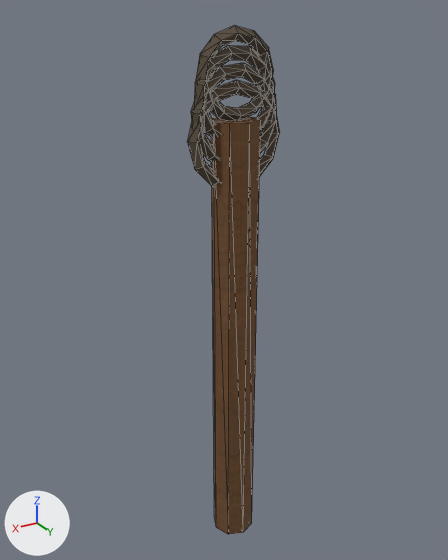
An edit to the OBJ model Assets/ProjectOEN/ProductionArt/Meshes/props_tools/pr-009_torch__unlit.obj, drawn before and after from the same camera.
Before and after are seen from a 50 mm lens placed at (0.594, 0.95, 1.113), pointed at (0.006, -0.03, 0.623). The lights are fixed; the arrows at lower left show +X, +Y and +Z. The picture after the commit comes second. Mesh edges are drawn as thin lines. Where no turn or scale is listed for an object, it has been applied to the vertices. Vertices at exactly the same position are counted once.

The first picture shows 'pr-009_torch__unlit'.
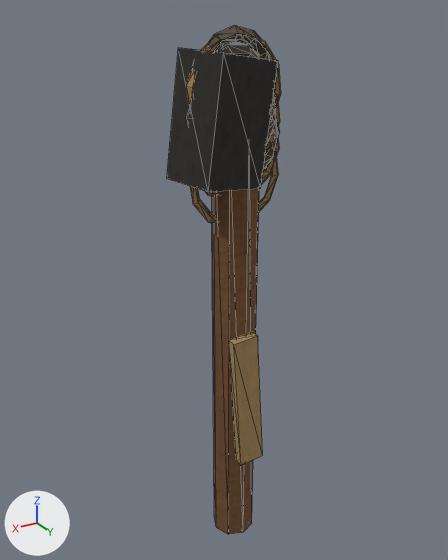
Changed parts and their boxes (x1, y1, x2, y2) in the pictures (448 x 560 px):
'pr-009_torch__unlit', reshaped (24% wider): before (188, 26, 280, 534); after (167, 26, 281, 534)
part 1 of me_pr_009_torch__unlit, added: after (190, 141, 279, 223)
part 2 of me_pr_009_torch__unlit, added (mostly hidden): after (205, 117, 280, 197)
part 3 of me_pr_009_torch__unlit, added (mostly hidden): after (187, 90, 280, 154)
part 4 of me_pr_009_torch__unlit, added: after (186, 36, 281, 121)
part 5 of me_pr_009_torch__unlit, added (brown): after (229, 332, 263, 466)
part 6 of me_pr_009_torch__unlit, added: after (167, 48, 278, 192)

The edits, one by one:
Picture 'char_albedo.png' (img_char_albedo_png) is new.
Picture 'rope_albedo.png' (img_rope_albedo_png) is new.
Material 'Char' (mat_char) is new.
Its texture is img_char_albedo_png.
Its roughness is 0.89.
Material 'Rope' (mat_rope) is new.
Its texture is img_rope_albedo_png.
Its roughness is 0.89.
me_pr_009_torch__unlit is used by ob_pr_009_torch__unlit; location (0.0, 0.0, 0.0).
Verts and faces of me_pr_009_torch__unlit; kept vertices keep their numbers, new ones are numbered from 210.
me_pr_009_torch__unlit had 210 vertices, 416 faces and spanned x -0.097..0.097, y -0.045..0.045, z 0.02..1.094.
me_pr_009_torch__unlit now has 418 vertices, 824 faces and spans x -0.097..0.12, y -0.068..0.068, z 0.02..1.094.
me_pr_009_torch__unlit part 1: a new loose piece of 48 vertices spanning x -0.097..0.097, y -0.008..0.008, z 0.743..0.937, in mat_rope (picture img_rope_albedo_png).
me_pr_009_torch__unlit part 2: a new loose piece of 48 vertices spanning x -0.097..0.097, y -0.008..0.008, z 0.793..0.987, in mat_rope (picture img_rope_albedo_png).
me_pr_009_torch__unlit part 3: a new loose piece of 48 vertices spanning x -0.097..0.097, y -0.008..0.008, z 0.843..1.037, in mat_rope (picture img_rope_albedo_png).
me_pr_009_torch__unlit part 4: a new loose piece of 48 vertices spanning x -0.097..0.097, y -0.008..0.008, z 0.893..1.087, in mat_rope (picture img_rope_albedo_png).
Part 5, on me_pr_009_torch__unlit:
New vertex 210 is at (-0.038, 0.06, 0.232), pixel (262, 455).
New vertex 211 is at (-0.017, 0.06, 0.532), pixel (257, 335).
New vertex 212 is at (-0.038, 0.04, 0.232).
New vertex 213 is at (-0.017, 0.04, 0.532), pixel (252, 331).
New vertices 214 to 217 stand at vertices 210 to 213, in that order, plus (0.055, 0.0, -0.004).
New faces: (210, 214, 215), (210, 215, 211), (212, 213, 216), (213, 217, 216), (210, 211, 212), (211, 213, 212) (mat_rope (picture img_rope_albedo_png)).
New faces: (214, 216, 217), (214, 217, 215), (211, 215, 217), (211, 217, 213), (212, 216, 214), (210, 212, 214) (mat_rope (picture img_rope_albedo_png)).
Part 6, on me_pr_009_torch__unlit:
New vertex 218 is at (-0.03, 0.039, 0.821), pixel (260, 188).
New vertex 219 is at (0.096, 0.068, 0.838), pixel (208, 192).
New vertex 220 is at (0.065, 0.068, 1.056), pixel (223, 52).
New vertex 221 is at (-0.06, 0.039, 1.038), pixel (278, 60).
New vertex 222 is at (0.12, -0.039, 0.842), pixel (166, 178).
New vertex 223 is at (-0.005, -0.068, 0.824).
New vertex 224 is at (-0.036, -0.068, 1.042).
New vertex 225 is at (0.09, -0.039, 1.059), pixel (178, 47).
New faces: (218, 219, 220), (218, 220, 221), (222, 223, 224), (222, 224, 225), (218, 221, 223), (221, 224, 223) (mat_char (picture img_char_albedo_png)).
New faces: (219, 222, 225), (219, 225, 220), (220, 225, 221), (221, 225, 224), (219, 223, 222), (218, 223, 219) (mat_char (picture img_char_albedo_png)).
me_pr_009_torch__unlit gains material mat_rope (picture img_rope_albedo_png).
me_pr_009_torch__unlit gains material mat_char (picture img_char_albedo_png).
